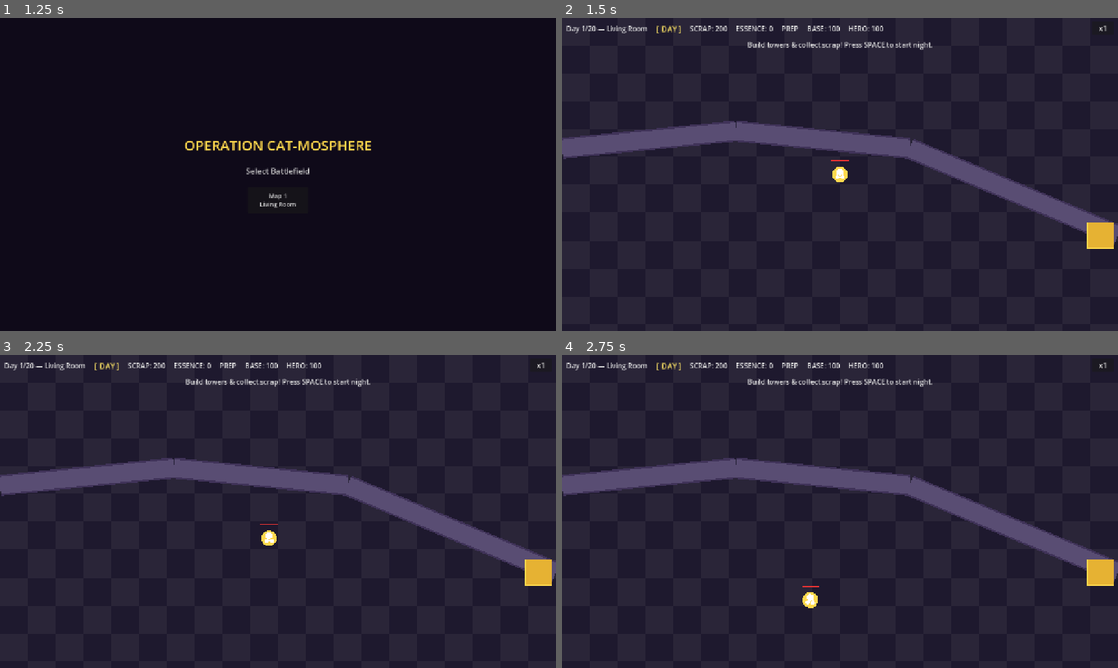
Above: before the commit, frames 1-4 (two rows, left to right).
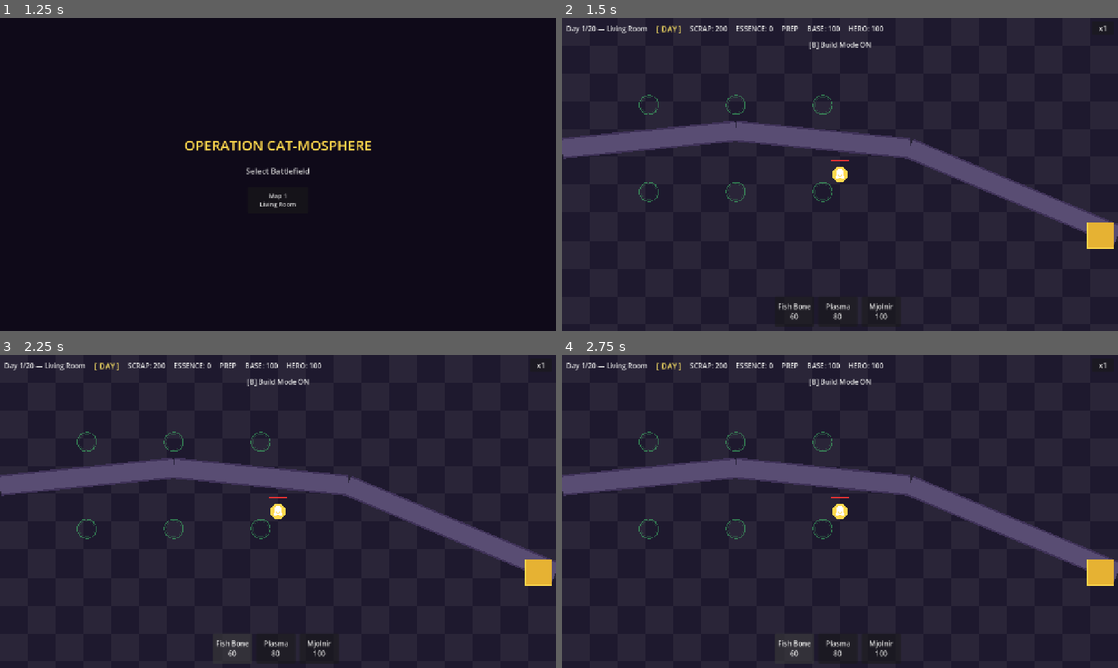
Above: after the commit, the same moments.

Repository: ChungRyong/operation-cat-mosphere
Game: Godot game, scene res://scenes/level/main.tscn
Two runs of this game, one before a commit and one after it. Both use one fixed random seed, a clock stepped at 60 frames per second and the inputs below.
Inputs (mouse positions are in pixels of both pictures, inside the frame that each line leads up to):
- Up to frame 1 (1.25 s): click "x1" at 0.5 s
- Up to frame 2 (1.5 s): click "Map 1 Living Room" at 1.25 s
- Up to frame 3 (2.25 s): click (233, 649) at 2 s, where only the run after the commit has a clickable "Fish Bone 60"
- Up to frame 4 (2.75 s): no input

Frame 1 is identical in both runs. In frame 2, 0.9% of the frame differs, in the area x 13-67%, y 7-97%; in frame 3, 1.2%; in frame 4, 1.2%.

Commit message:
Add enemy attack and tower damage visual effects
Enemy tower attack shows orange line + impact circle flash.
Tower flashes red when taking damage. Build mode defaults to ON
on day start.

Co-Authored-By: Claude Opus 4.6 <noreply@anthropic.com>

Diff:
--- a/scripts/enemy.gd
+++ b/scripts/enemy.gd
@@ -18,6 +18,7 @@
 var _melee_timer: float = 0.0
 var _tower_target: Node2D = null
 var _tower_atk_timer: float = 0.0
+var _tower_attack_flash: float = 0.0
 var _returning: bool = false
 
 
@@ -39,6 +40,7 @@
 	_melee_timer = 0.0
 	_tower_target = null
 	_tower_atk_timer = 0.0
+	_tower_attack_flash = 0.0
 	_returning = false
 	progress = 0.0
 	set_process(true)
@@ -139,6 +141,11 @@
 		draw_arc(Vector2.ZERO, data.radius + 4.0, 0.0, TAU, 16, Color(1.0, 0.3, 0.2, 0.5), 2.0)
 	if data.attacks_towers and _tower_target != null and is_instance_valid(_tower_target):
 		draw_arc(Vector2.ZERO, data.radius + 4.0, 0.0, TAU, 16, Color(0.8, 0.5, 0.1, 0.5), 2.0)
+		if _tower_attack_flash > 0.0:
+			var to_tower: Vector2 = _tower_target.global_position - global_position
+			var flash_alpha: float = _tower_attack_flash / 0.25
+			draw_line(Vector2.ZERO, to_tower, Color(1.0, 0.4, 0.1, flash_alpha * 0.8), 2.0)
+			draw_circle(to_tower, 8.0 * flash_alpha, Color(1.0, 0.6, 0.2, flash_alpha * 0.5))
 	var bar_width: float = data.radius * 2.2
 	var bar_height: float = 4.0
 	var bar_pos: Vector2 = Vector2(-bar_width * 0.5, -data.radius - 10.0)
@@ -160,10 +167,15 @@
 	if dist > TOWER_ATTACK_RANGE:
 		_tower_target = null
 		return false
+	if _tower_attack_flash > 0.0:
+		_tower_attack_flash -= delta
+		queue_redraw()
 	_tower_atk_timer -= delta
 	if _tower_atk_timer <= 0.0:
 		_tower_atk_timer = TOWER_ATTACK_INTERVAL
+		_tower_attack_flash = 0.25
 		_tower_target.take_damage(data.tower_damage)
+		queue_redraw()
 	return true
 
 
--- a/scripts/hud.gd
+++ b/scripts/hud.gd
@@ -119,8 +119,9 @@
 			game_over_panel.visible = false
 		GameManager.GamePhase.DAY:
 			phase_label.text = "[ DAY ]"
-			tower_panel.visible = false
+			tower_panel.visible = true
 			day_hint_label.visible = true
+			day_hint_label.text = "[B] Build Mode ON"
 			dawn_panel.visible = false
 			game_over_panel.visible = false
 			_map_select_panel.visible = false
--- a/scripts/main.gd
+++ b/scripts/main.gd
@@ -52,6 +52,8 @@
 	hud.update_hero_hp(hero.current_hp)
 	if day == 1:
 		hero.global_position = Vector2(640, 360)
+	_build_mode = true
+	hud.set_build_mode(true)
 	queue_redraw()
 
 
--- a/scripts/tower.gd
+++ b/scripts/tower.gd
@@ -17,6 +17,7 @@
 var _floor_crits: Array[float] = []
 var _collapsing: bool = false
 var _collapse_timer: float = 0.0
+var _damage_flash: float = 0.0
 
 
 func _ready() -> void:
@@ -38,6 +39,9 @@
 	for i in _floor_stun_cds.size():
 		if _floor_stun_cds[i] > 0.0:
 			_floor_stun_cds[i] -= delta
+	if _damage_flash > 0.0:
+		_damage_flash -= delta
+		queue_redraw()
 
 	if _collapsing:
 		_collapse_timer -= delta
@@ -99,6 +103,7 @@
 
 func take_damage(amount: float) -> void:
 	current_health -= amount
+	_damage_flash = 0.2
 	queue_redraw()
 	if current_health <= 0.0:
 		destroyed.emit()
@@ -216,6 +221,8 @@
 		var floor_color: Color = floors[i].color
 		if i == floors.size() - 1 and floors.size() == 5:
 			floor_color = floor_color.lightened(0.3)
+		if _damage_flash > 0.0:
+			floor_color = floor_color.lerp(Color(1.0, 0.2, 0.1), _damage_flash / 0.2)
 		draw_rect(Rect2(-half, y_offset - 12.0, half * 2.0, 12.0), floor_color)
 		draw_rect(Rect2(-half, y_offset - 12.0, half * 2.0, 12.0), Color(0.0, 0.0, 0.0, 0.5), false, 1.0)
 
